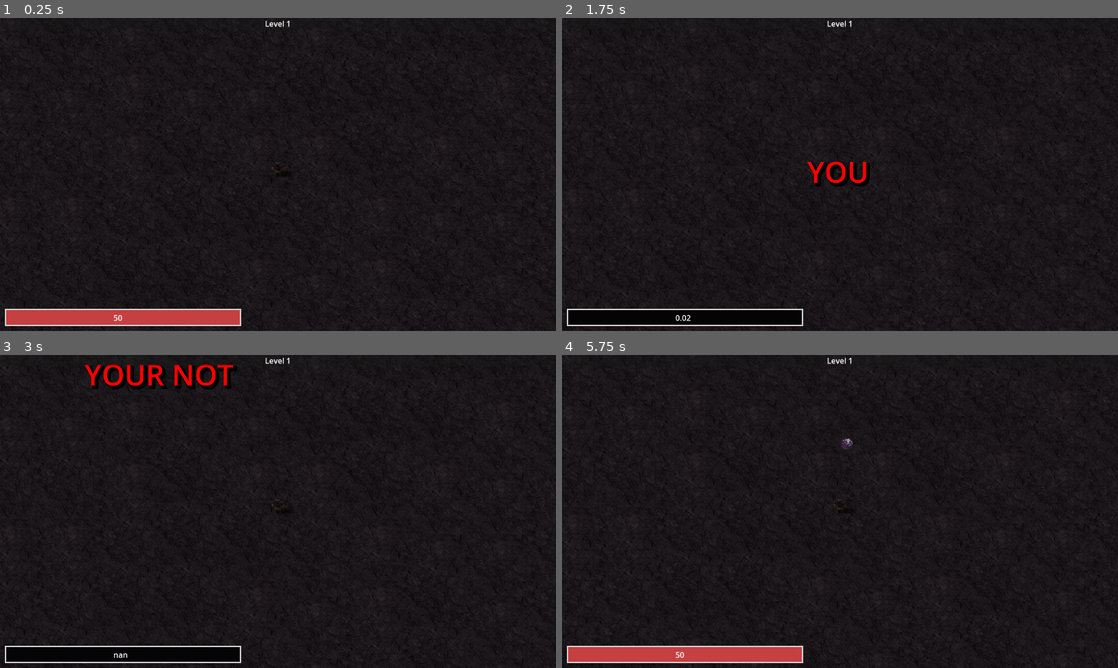
Above: before the commit, frames 1-4 (two rows, left to right).
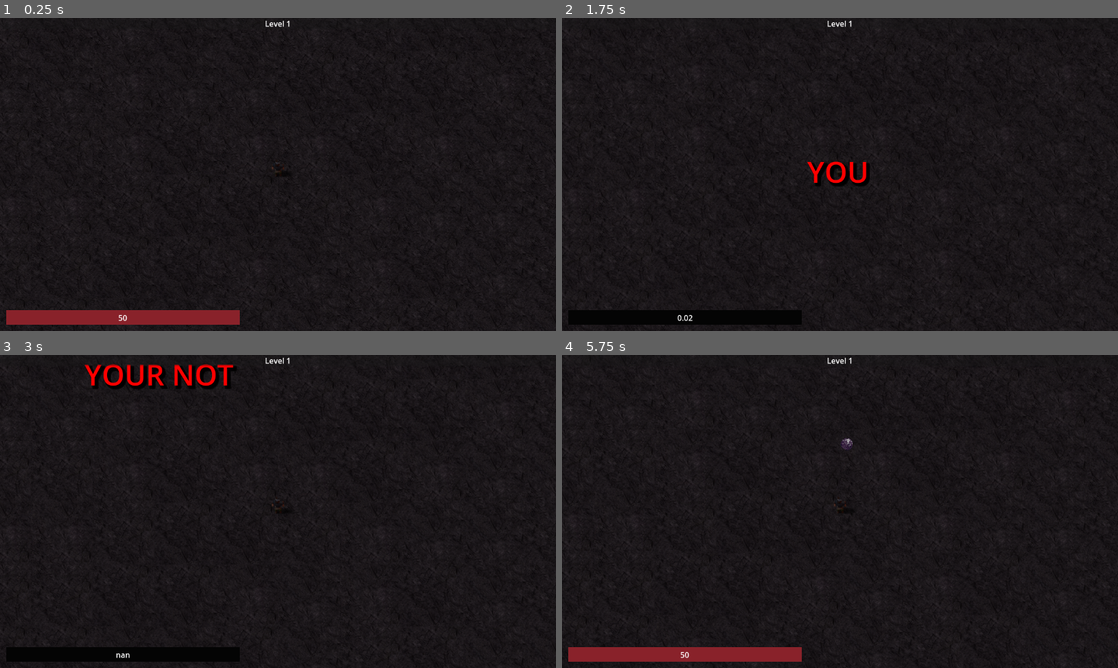
Above: after the commit, the same moments.

Repository: SNGDNZ/Eye-Survivors
Game: Godot game, scene res://scenes/level_1.tscn
Two runs of this game, one before a commit and one after it. Both use one fixed random seed, a clock stepped at 60 frames per second and the inputs below. Sound files missing from this copy of the repository are replaced by a short silence.
Inputs (mouse positions are in pixels of both pictures, inside the frame that each line leads up to):
- Up to frame 1 (0.25 s): no input
- Up to frame 2 (1.75 s): tap Enter at 0.5 s; move the mouse to (962, 158) at 0.52 s; press the mouse at (962, 158) at 0.53 s; hold D (right) 0.53-1.28 s; tap R (r) at 0.8, 1.35 s; move the mouse to (728, 190) at 1.27 s; release the mouse at (728, 190) at 1.28 s; hold S (down) from 1.28 s (still down); tap T (t) at 1.55 s
- Up to frame 3 (3 s): move the mouse to (333, 442) at 2.02 s; release S (down) at 2.03 s; hold D (right) 2.03-2.78 s; hold T (t) 2.03-2.78 s; click (333, 442) at 2.3 s; move the mouse to (250, 574) at 2.77 s; hold W (up) from 2.78 s (still down); click (250, 574) at 2.85 s
- Up to frame 4 (5.75 s): tap R (r) at 3.05, 5.3 s; move the mouse to (1006, 558) at 3.52 s; release W (up) at 3.53 s; hold R (r) 3.53-4.28 s; hold A (left) 3.53-5.03 s; tap T (t) at 3.8, 4.35 s; move the mouse to (673, 464) at 4.27 s; click (673, 464) at 4.55 s; move the mouse to (867, 511) at 5.02 s; press the mouse at (867, 511) at 5.03 s; hold S (down) from 5.03 s (still down)

The runs differ from the first frame. In frame 1, 2.4% of the frame differs, in the area x 0-44%, y 92-99%; in frame 2, 0.5%; in frame 3, 0.4%; in frame 4, 2.4%.

Commit message:
enemy flash / xp drop broken

Diff:
--- a/project.godot
+++ b/project.godot
@@ -23,7 +23,6 @@
 
 [display]
 
-window/size/mode=1
 window/stretch/mode="viewport"
 
 [global_group]
--- /dev/null
+++ b/resources/damage_flash.gdshader
@@ -0,0 +1,15 @@
+shader_type canvas_item;
+
+uniform vec4 flash_color : source_color;
+uniform float flash_value : hint_range(0.0, 1.0, 0.1);
+
+void fragment() {
+	vec4 texture_color = texture(TEXTURE, UV);
+	COLOR = mix(texture_color, flash_color, flash_value);
+	COLOR.a = texture_color.a;
+}
+
+//void light() {
+	// Called for every pixel for every light affecting the CanvasItem.
+	// Uncomment to replace the default light processing function with this one.
+//}
--- a/scenes/enemy_skeleton.tscn
+++ b/scenes/enemy_skeleton.tscn
@@ -1,7 +1,8 @@
-[gd_scene load_steps=25 format=3 uid="uid://2g8u3su8jh3l"]
+[gd_scene load_steps=38 format=3 uid="uid://2g8u3su8jh3l"]
 
 [ext_resource type="Script" path="res://scripts/enemy_skeleton.gd" id="1_05h6e"]
 [ext_resource type="Texture2D" uid="uid://4811t7m2kx73" path="res://sprites/enemy_skeleton/death/skeleton_special_death_E_0.0_1.png" id="2_et4js"]
+[ext_resource type="Shader" path="res://resources/damage_flash.gdshader" id="2_ksbq7"]
 [ext_resource type="Texture2D" uid="uid://4e1soyswifrd" path="res://sprites/enemy_skeleton/E/skeleton_default_walk_E_0.0_0.png" id="2_nm36g"]
 [ext_resource type="Texture2D" uid="uid://b1xflgfx6hwp2" path="res://sprites/enemy_skeleton/death/skeleton_special_death_E_0.0_2.png" id="3_kuind"]
 [ext_resource type="Texture2D" uid="uid://yyxyvwyt3r4k" path="res://sprites/enemy_skeleton/E/skeleton_default_walk_E_0.0_1.png" id="3_qqxsm"]
@@ -17,12 +18,25 @@
 [ext_resource type="Texture2D" uid="uid://bvinb031iae41" path="res://sprites/enemy_skeleton/E/skeleton_default_walk_E_0.0_6.png" id="8_rwc2v"]
 [ext_resource type="Texture2D" uid="uid://1n3yxhb1hxtk" path="res://sprites/enemy_skeleton/E/skeleton_default_walk_E_0.0_7.png" id="9_xe1tl"]
 [ext_resource type="PackedScene" uid="uid://dsxtql4g4yorq" path="res://scenes/hurtbox.tscn" id="16_cf0xx"]
+[ext_resource type="Texture2D" uid="uid://b62cvubtp7j3t" path="res://sprites/enemy_skeleton/W/skeleton_default_walk_W_180.0_0.png" id="17_fm4fk"]
 [ext_resource type="PackedScene" uid="uid://drpei0uj8d8x4" path="res://scenes/hitbox.tscn" id="17_gfbpf"]
+[ext_resource type="Texture2D" uid="uid://bqixxev0uxqab" path="res://sprites/enemy_skeleton/W/skeleton_default_walk_W_180.0_1.png" id="18_r1bmw"]
+[ext_resource type="Texture2D" uid="uid://djvg3qe26x83t" path="res://sprites/enemy_skeleton/W/skeleton_default_walk_W_180.0_2.png" id="19_bihwg"]
 [ext_resource type="AudioStream" uid="uid://csi13xblnn6hs" path="res://sounds/enemy_skeleton_hurt1.mp3" id="19_ifgdt"]
+[ext_resource type="Texture2D" uid="uid://dqt4wkp7rewpd" path="res://sprites/enemy_skeleton/W/skeleton_default_walk_W_180.0_3.png" id="20_lutp6"]
 [ext_resource type="AudioStream" uid="uid://b20lgw6oece4o" path="res://sounds/enemy_skeleton_hurt2.mp3" id="20_rbgsu"]
+[ext_resource type="Texture2D" uid="uid://c7lkbdufxfarl" path="res://sprites/enemy_skeleton/W/skeleton_default_walk_W_180.0_4.png" id="21_pajyn"]
+[ext_resource type="Texture2D" uid="uid://dp1gse5f31te7" path="res://sprites/enemy_skeleton/W/skeleton_default_walk_W_180.0_5.png" id="22_302cb"]
+[ext_resource type="Texture2D" uid="uid://dyo5vucpyc3jj" path="res://sprites/enemy_skeleton/W/skeleton_default_walk_W_180.0_6.png" id="23_8v3ls"]
+[ext_resource type="Texture2D" uid="uid://bmcoyr8qquoim" path="res://sprites/enemy_skeleton/W/skeleton_default_walk_W_180.0_7.png" id="24_yrbkw"]
 
 [sub_resource type="CircleShape2D" id="CircleShape2D_wj1l7"]
-radius = 13.0
+radius = 9.0
+
+[sub_resource type="ShaderMaterial" id="ShaderMaterial_8j5c0"]
+shader = ExtResource("2_ksbq7")
+shader_parameter/flash_color = Color(1, 1, 1, 1)
+shader_parameter/flash_value = null
 
 [sub_resource type="SpriteFrames" id="SpriteFrames_wstes"]
 animations = [{
@@ -78,9 +92,74 @@
 "texture": ExtResource("9_xe1tl")
 }],
 "loop": true,
-"name": &"walk",
+"name": &"walk_e",
+"speed": 5.0
+}, {
+"frames": [{
+"duration": 1.0,
+"texture": ExtResource("17_fm4fk")
+}, {
+"duration": 1.0,
+"texture": ExtResource("18_r1bmw")
+}, {
+"duration": 1.0,
+"texture": ExtResource("19_bihwg")
+}, {
+"duration": 1.0,
+"texture": ExtResource("20_lutp6")
+}, {
+"duration": 1.0,
+"texture": ExtResource("21_pajyn")
+}, {
+"duration": 1.0,
+"texture": ExtResource("22_302cb")
+}, {
+"duration": 1.0,
+"texture": ExtResource("23_8v3ls")
+}, {
+"duration": 1.0,
+"texture": ExtResource("24_yrbkw")
+}],
+"loop": true,
+"name": &"walk_w",
 "speed": 5.0
 }]
+
+[sub_resource type="Animation" id="Animation_vt0yy"]
+length = 0.001
+tracks/0/type = "value"
+tracks/0/imported = false
+tracks/0/enabled = true
+tracks/0/path = NodePath(".:material:shader_parameter/flash_value")
+tracks/0/interp = 1
+tracks/0/loop_wrap = true
+tracks/0/keys = {
+"times": PackedFloat32Array(0),
+"transitions": PackedFloat32Array(1),
+"update": 0,
+"values": [null]
+}
+
+[sub_resource type="Animation" id="Animation_nv7gm"]
+resource_name = "damage_flash"
+tracks/0/type = "value"
+tracks/0/imported = false
+tracks/0/enabled = true
+tracks/0/path = NodePath(".:material:shader_parameter/flash_value")
+tracks/0/interp = 1
+tracks/0/loop_wrap = true
+tracks/0/keys = {
+"times": PackedFloat32Array(0, 0.133333),
+"transitions": PackedFloat32Array(0.0118415, 1),
+"update": 0,
+"values": [1.0, 0.0]
+}
+
+[sub_resource type="AnimationLibrary" id="AnimationLibrary_bwxu4"]
+_data = {
+"RESET": SubResource("Animation_vt0yy"),
+"damage_flash": SubResource("Animation_nv7gm")
+}
 
 [sub_resource type="CapsuleShape2D" id="CapsuleShape2D_6y48a"]
 radius = 11.0
@@ -102,10 +181,16 @@
 
 [node name="Sprite" type="AnimatedSprite2D" parent="."]
 texture_filter = 1
+material = SubResource("ShaderMaterial_8j5c0")
 position = Vector2(-4, 4)
 sprite_frames = SubResource("SpriteFrames_wstes")
-animation = &"walk"
-autoplay = "walk"
+animation = &"death"
+autoplay = "walk_e"
+
+[node name="AnimationPlayer" type="AnimationPlayer" parent="Sprite"]
+libraries = {
+"": SubResource("AnimationLibrary_bwxu4")
+}
 
 [node name="Hurtbox" parent="." instance=ExtResource("16_cf0xx")]
 collision_layer = 4
@@ -140,11 +225,18 @@
 wait_time = 0.1
 one_shot = true
 
+[node name="EnemyDeathTimer" type="Timer" parent="."]
+wait_time = 0.1
+one_shot = true
+
 [connection signal="enemy_death" from="." to="." method="_on_enemy_death"]
 [connection signal="enemy_hurt" from="." to="." method="_on_enemy_hurt"]
+[connection signal="remove_from_array" from="." to="." method="_on_remove_from_array"]
 [connection signal="xp_spawn" from="." to="." method="_on_xp_spawn"]
 [connection signal="hurt" from="Hurtbox" to="." method="_on_hurtbox_hurt"]
 [connection signal="timeout" from="EnemyHurtTimer" to="." method="_on_enemy_hurt_timer_timeout"]
+[connection signal="timeout" from="EnemyDeathTimer" to="." method="_on_enemy_hurt_timer_timeout"]
+[connection signal="timeout" from="EnemyDeathTimer" to="." method="_on_enemy_death_timer_timeout"]
 
 [editable path="Hurtbox"]
 [editable path="Hitbox"]
--- a/scenes/hud.tscn
+++ b/scenes/hud.tscn
@@ -4,19 +4,11 @@
 [ext_resource type="PackedScene" uid="uid://cb10dexbgplab" path="res://scenes/upgrade_option.tscn" id="2_577sd"]
 [ext_resource type="AudioStream" uid="uid://m5lfh6qiqacw" path="res://sounds/Cartoon Boing Sound Effect 2.mp3" id="2_fpcm2"]
 
-[sub_resource type="StyleBoxFlat" id="StyleBoxFlat_lt8rj"]
+[sub_resource type="StyleBoxFlat" id="StyleBoxFlat_754s4"]
 bg_color = Color(0.0177324, 0.0177324, 0.0177324, 1)
-border_width_left = 3
-border_width_top = 3
-border_width_right = 3
-border_width_bottom = 3
-expand_margin_left = 3.0
-expand_margin_top = 3.0
-expand_margin_right = 3.0
-expand_margin_bottom = 3.0
 
 [sub_resource type="StyleBoxFlat" id="StyleBoxFlat_8ddjg"]
-bg_color = Color(0.774835, 0.246611, 0.253328, 1)
+bg_color = Color(0.536828, 0.133077, 0.165845, 1)
 
 [sub_resource type="LabelSettings" id="LabelSettings_bf6yh"]
 font_size = 60
@@ -45,7 +37,7 @@
 offset_right = 497.0
 offset_bottom = -13.0
 grow_vertical = 0
-theme_override_styles/background = SubResource("StyleBoxFlat_lt8rj")
+theme_override_styles/background = SubResource("StyleBoxFlat_754s4")
 theme_override_styles/fill = SubResource("StyleBoxFlat_8ddjg")
 max_value = 50.0
 value = 50.0
@@ -64,6 +56,7 @@
 offset_bottom = 11.5
 grow_horizontal = 2
 grow_vertical = 2
+horizontal_alignment = 1
 
 [node name="LabelYouDied" type="Label" parent="." groups=["you_died_text"]]
 visible = false
--- a/scenes/level_1.tscn
+++ b/scenes/level_1.tscn
@@ -1,7 +1,7 @@
 [gd_scene load_steps=10 format=4 uid="uid://c06jc5mjidcdl"]
 
-[ext_resource type="Texture2D" uid="uid://cy64ug1c5wsbp" path="res://sprites/terrain/tiles/tiles.png" id="1_fdmqa"]
-[ext_resource type="Texture2D" uid="uid://df6tsc7kfdow4" path="res://sprites/terrain/tiles/ground.png" id="2_uj7pg"]
+[ext_resource type="Texture2D" uid="uid://cy64ug1c5wsbp" path="res://sprites/Terrain/tiles/tiles.png" id="1_fdmqa"]
+[ext_resource type="Texture2D" uid="uid://df6tsc7kfdow4" path="res://sprites/Terrain/tiles/ground.png" id="2_uj7pg"]
 [ext_resource type="PackedScene" uid="uid://n2ic0gsguuw5" path="res://scenes/player.tscn" id="3_k660c"]
 [ext_resource type="PackedScene" uid="uid://co5llfp8c8u5o" path="res://scenes/hud.tscn" id="4_x2cph"]
 [ext_resource type="PackedScene" uid="uid://bgyonbnnlb414" path="res://scenes/weapon_handler.tscn" id="5_kg5lo"]
--- a/scenes/orb.tscn
+++ b/scenes/orb.tscn
@@ -1,11 +1,11 @@
 [gd_scene load_steps=8 format=3 uid="uid://br6j4gmn3gm15"]
 
 [ext_resource type="Script" path="res://scripts/orb.gd" id="1_fq6v1"]
-[ext_resource type="Texture2D" uid="uid://bkjf5fs8qulhs" path="res://Sprites/orb/orb.png" id="2_kqk1h"]
-[ext_resource type="AudioStream" uid="uid://d3w2xo2ep305f" path="res://Sounds/orb_emit.mp3" id="3_c34gd"]
-[ext_resource type="Texture2D" uid="uid://diw2ekosw6wff" path="res://Sprites/orb/orb_impact_radius_sprite.png" id="3_w05fp"]
-[ext_resource type="AudioStream" uid="uid://5rr2ysw1topc" path="res://Sounds/orb_float.mp3" id="4_s70a8"]
-[ext_resource type="AudioStream" uid="uid://c2tpc6opigdo2" path="res://Sounds/orb_impact.mp3" id="5_2eoao"]
+[ext_resource type="Texture2D" uid="uid://bkjf5fs8qulhs" path="res://sprites/orb/orb.png" id="2_kqk1h"]
+[ext_resource type="AudioStream" uid="uid://d3w2xo2ep305f" path="res://sounds/orb_emit.mp3" id="3_c34gd"]
+[ext_resource type="Texture2D" uid="uid://diw2ekosw6wff" path="res://sprites/orb/orb_impact_radius_sprite.png" id="3_w05fp"]
+[ext_resource type="AudioStream" uid="uid://5rr2ysw1topc" path="res://sounds/orb_float.mp3" id="4_s70a8"]
+[ext_resource type="AudioStream" uid="uid://c2tpc6opigdo2" path="res://sounds/orb_impact.mp3" id="5_2eoao"]
 
 [sub_resource type="CapsuleShape2D" id="CapsuleShape2D_q2344"]
 radius = 70.0
--- a/scenes/player.tscn
+++ b/scenes/player.tscn
@@ -9,7 +9,6 @@
 [ext_resource type="AudioStream" uid="uid://bx7pu8ex0cyp3" path="res://sounds/player_hurt.mp3" id="5_vfjov"]
 [ext_resource type="AudioStream" uid="uid://dg6hrf8ltu6i8" path="res://sounds/player_death.mp3" id="6_54wa6"]
 [ext_resource type="Texture2D" uid="uid://bwdw32uaooqqv" path="res://sprites/player/player_walk_e/fighter_default_walk_E_0.0_4.png" id="6_hme2u"]
-[ext_resource type="AudioStream" path="res://sounds/enemy_hurt.mp3" id="7_gv5am"]
 [ext_resource type="Texture2D" uid="uid://vy2lyiuhtokw" path="res://sprites/player/player_walk_e/fighter_default_walk_E_0.0_5.png" id="7_ox1wy"]
 [ext_resource type="Texture2D" uid="uid://dhbhiqq5h0xvp" path="res://sprites/player/player_walk_e/fighter_default_walk_E_0.0_6.png" id="8_3lmby"]
 [ext_resource type="Texture2D" uid="uid://h8675gqklpfc" path="res://sprites/player/player_walk_e/fighter_default_walk_E_0.0_7.png" id="9_qvp1q"]
@@ -399,7 +398,6 @@
 autostart = true
 
 [node name="FlameFireSnd" type="AudioStreamPlayer" parent="Flame"]
-stream = ExtResource("7_gv5am")
 volume_db = -31.701
 pitch_scale = 1.55
 
--- a/scenes/spawner.tscn
+++ b/scenes/spawner.tscn
@@ -9,7 +9,7 @@
 time_start = 0
 time_end = 120
 enemy = ExtResource("3_ff6sc")
-enemy_num = 3
+enemy_num = 5
 enemy_spawn_delay = 0
 
 [node name="Spawner" type="Node2D"]
--- a/scripts/enemy_skeleton.gd
+++ b/scripts/enemy_skeleton.gd
@@ -1,17 +1,21 @@
+class_name XpCrystal
 extends CharacterBody2D
 
 @onready var player = get_tree().get_first_node_in_group("player")
 @onready var loot_base = get_tree().get_first_node_in_group("loot")
 @onready var sprite = $Sprite
+@onready var animation = $Sprite/AnimationPlayer
 @onready var hurt_sound1 = $EnemyHurtSnd1
 @onready var hurt_sound2 = $EnemyHurtSnd2
 @onready var hurt_timer = $EnemyHurtTimer
+@onready var death_timer = $EnemyDeathTimer
 
 @export var speed = 70
 @export var hp = 20
 @export var knockback_recovery = 3.5
 @export var experience = 0
 
+var isdead = false
 var knockback_enemy = Vector2.ZERO
 var xp_gem = preload("res://scenes/xp_crystal.tscn")
 
@@ -29,6 +33,7 @@
 
 func _on_enemy_hurt():
 	hurt_timer.start()
+	#animation.play("damage_flash")
 	if randf_range(0,1) > 0.5:
 		hurt_sound1.set_pitch_scale(randf_range(0.5, 0.7))
 		hurt_sound1.play()
@@ -37,30 +42,40 @@
 		hurt_sound2.play()
 
 func _on_enemy_hurt_timer_timeout() -> void:
-	sprite.play("walk")
+	sprite.play("walk_e")
 	if hp <=0:
 		emit_signal("enemy_death")
+		isdead = true
 
 func _on_enemy_death() -> void:
+	sprite.play("death")
 	emit_signal("xp_spawn")
 	emit_signal("remove_from_array",self)
-	queue_free()
+	death_timer.start()
 
-func _on_xp_spawn() -> void:
+func _on_enemy_death_timer_timeout() -> void:
+	#emit_signal("xp_spawn")
+
+	self.queue_free()
+
+func _on_xp_spawn():
 	var new_gem = xp_gem.instantiate()
 	new_gem.global_position = global_position
 	new_gem.xp_worth = experience
-	loot_base.call_deferred("add_child", new_gem)
+	loot_base.call_deferred("add_child",new_gem)
+
 
 #MOVEMENT
 func _physics_process(delta: float):
+	if isdead:
+		return
 	knockback_enemy = knockback_enemy.move_toward(Vector2.ZERO, knockback_recovery)
-	if self.global_position.distance_to(player.global_position) < 30:
+	if self.global_position.distance_to(player.global_position) < 10:
 		return
 	var dir = global_position.direction_to(player.global_position)
 	velocity = dir*speed
 	velocity += knockback_enemy
-	if(player.global_position.x - self.global_position.x) < 20:
+	if(player.global_position.x - self.global_position.x) < 0:
 		sprite.flip_h = true
 	else:
 		sprite.flip_h = false
--- a/scripts/hud.gd
+++ b/scripts/hud.gd
@@ -24,7 +24,7 @@
 	Events.player_hurt.connect(_on_player_hurt)
 	Events.player_death.connect(_on_player_death)
 
-func _on_player_hurt(damage):
+func _on_player_hurt(_damage):
 	print("player hurt")
 	health_bar.value = player.hp
 	health_bar_number.text = str(health_bar.value / health_bar.max_value*player.hp)
@@ -50,8 +50,8 @@
 	var tween = level_up_panel.create_tween()
 	tween.tween_property(level_up_panel, "position", Vector2(760,240),0.2).set_trans(Tween.TRANS_CIRC).set_ease(Tween.EASE_IN)
 	tween.play()
-	upgrade_options_panel.visible
-	level_up_panel.visible
+	upgrade_options_panel.visible = true
+	level_up_panel.visible = true
 	var options = 0
 	var options_max = 3
 	while options < options_max:
--- a/scripts/spawner.gd
+++ b/scripts/spawner.gd
@@ -24,4 +24,4 @@
 					counter += 1
 
 func get_random_position() -> Vector2:
-	return player.global_position+Vector2.from_angle(randf_range(0, 2*PI))*(get_viewport_rect().size.length()*randf_range(0.8, 1.1))
+	return player.global_position+Vector2.from_angle(randf_range(0, 2*PI))*(get_viewport_rect().size.length()*randf_range(0.6, 0.8))
--- a/scripts/weapon_handler.gd
+++ b/scripts/weapon_handler.gd
@@ -11,7 +11,7 @@
 
 func _process(delta):
 	if Input.is_action_pressed("click"):
-			print("clickpos",get_global_mouse_position())
+			#print("clickpos",get_global_mouse_position())
 			orb_attack_func()
 
 func orb_attack_func():
@@ -35,9 +35,9 @@
 		orb_tween.tween_property(orb_attack, "global_position", orb_attack.targetpos1,0.4).set_trans(Tween.TRANS_CIRC).set_ease(Tween.EASE_IN_OUT)
 		#orb_tween.chain().tween_property(orb_attack.sprite, "scale", Vector2(1,1),0.1).set_trans(Tween.TRANS_ELASTIC).set_ease(Tween.EASE_IN_OUT)
 		orb_tween.chain().tween_property(orb_attack, "global_position", orb_attack.mousetarget,0.3).set_trans(Tween.TRANS_CIRC).set_ease(Tween.EASE_IN_OUT)
-		orb_tween.play
+		orb_tween.play()
 
-		#orb_attack_timer.wait_time = orb_attack.attack_speed
+		orb_attack_timer.wait_time = orb_attack.attack_speed
 		orb_attack_timer.start()
 		#DEBUG
 		#print("mousetarget",orb_attack.mousetarget)
--- a/scripts/xp_crystal.gd
+++ b/scripts/xp_crystal.gd
@@ -3,6 +3,7 @@
 
 @onready var player = get_tree().get_first_node_in_group("player")
 @onready var enemy = get_tree().get_first_node_in_group("enemy")
+@onready var loot_base = get_tree().get_first_node_in_group("loot")
 @export var green_xp:Resource = preload("res://sprites/loot/xp/xp_gem_green.png")
 @export var blue_xp:Resource = preload("res://sprites/loot/xp/xp_gem_blue.png")
 @export var red_xp:Resource = preload("res://sprites/loot/xp/xp_gem_red.png")
Not shown, changed: Sounds/Cartoon Boing Sound Effect 2.mp3.import
Not shown, changed: Sounds/gun_fire.mp3.import
Not shown, changed: Sounds/orb_emit.mp3.import
Not shown, changed: Sounds/orb_float.mp3.import
Not shown, changed: Sounds/orb_impact.mp3.import
Not shown, changed: Sounds/player_death.mp3.import
Not shown, changed: Sounds/player_hurt.mp3.import
Binary file removed: Sprites/Terrain/tiles/tiles_64x32.png
Not shown, removed: Sprites/Terrain/tiles/tiles_64x32.png.import
Binary file removed: Sprites/enemy_skeleton/enemy_skeleton_death/skeleton_special_death_E_0.0_1.png
Not shown, removed: Sprites/enemy_skeleton/enemy_skeleton_death/skeleton_special_death_E_0.0_1.png.import
Binary file removed: Sprites/enemy_skeleton/enemy_skeleton_death/skeleton_special_death_E_0.0_2.png
(and 379 more such lines)
